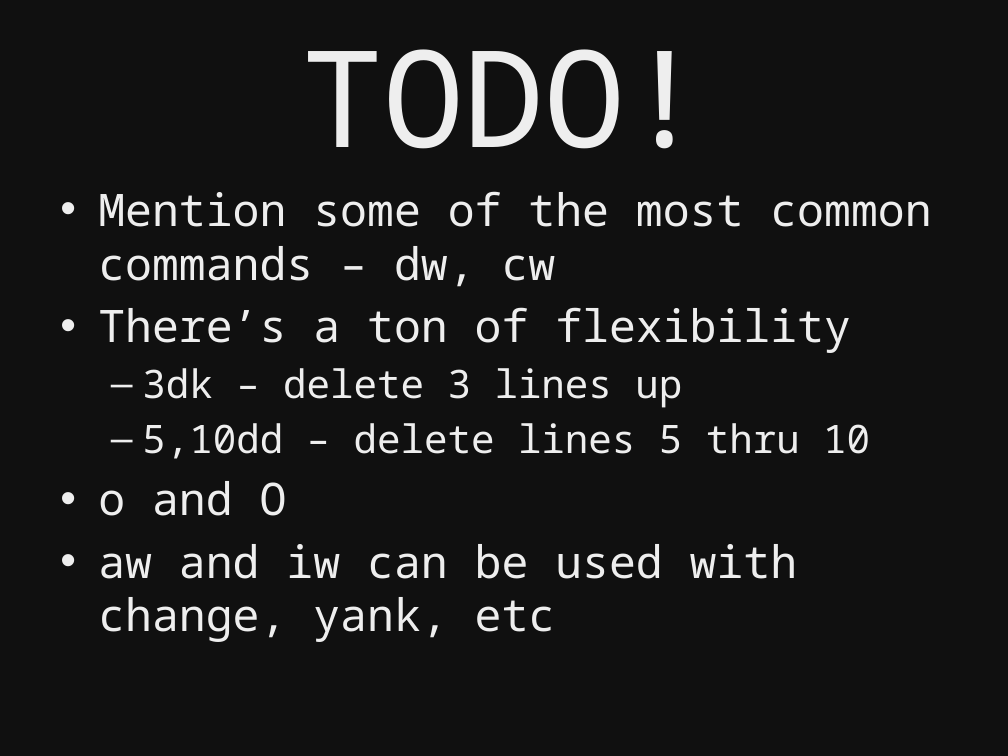
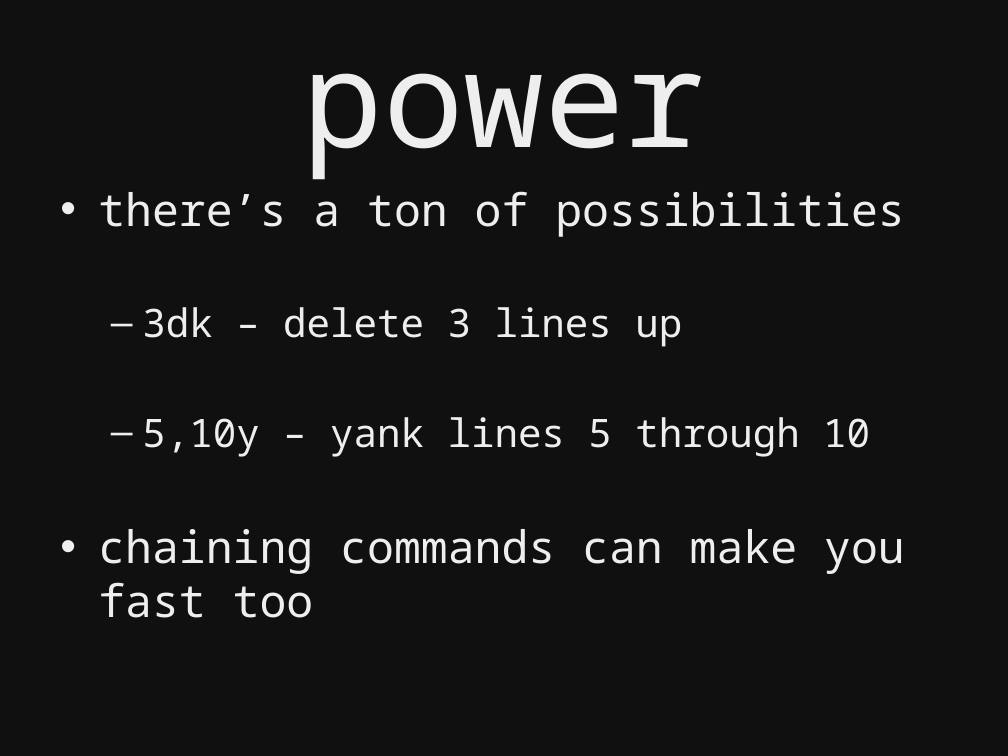
Before and after one commit to kyletolle/talks, a slide deck: slide 30 of beginning_vim-04.17.2012.pptx (slide 2 before the commit). Drawn at 1008x756 pixels with LibreOffice and Linux fonts; fonts in the diff are those of the drawing. Boxes give left, top, right and bottom in pixels: in the first picture for what was removed or moved away, otherwise in the second. Text is boxed around its words. In the diff, an @@ line names an element or a change of style, - is before the commit and + after.

```diff
--- a/beginning_vim-04.17.2012.pptx
+++ b/beginning_vim-04.17.2012.pptx
@@ title at (302,73,705,180): text changed @@
-TODO!
+power
@@ text at (98,191,904,237): text changed @@
-• Mention some of the most common commands – dw, cw
-• There’s a ton of flexibility
+• there’s a ton of possibilities
@@ text at (98,417,905,618): text changed @@
-  – 5,10dd – delete lines 5 thru 10
-• o and O
-• aw and iw can be used with change, yank, etc
+  – 5,10y – yank lines 5 through 10
+• chaining commands can make you fast too
```
Also in this commit, not shown: 16 other slides changed, 10 slides added, 4 slides removed.
